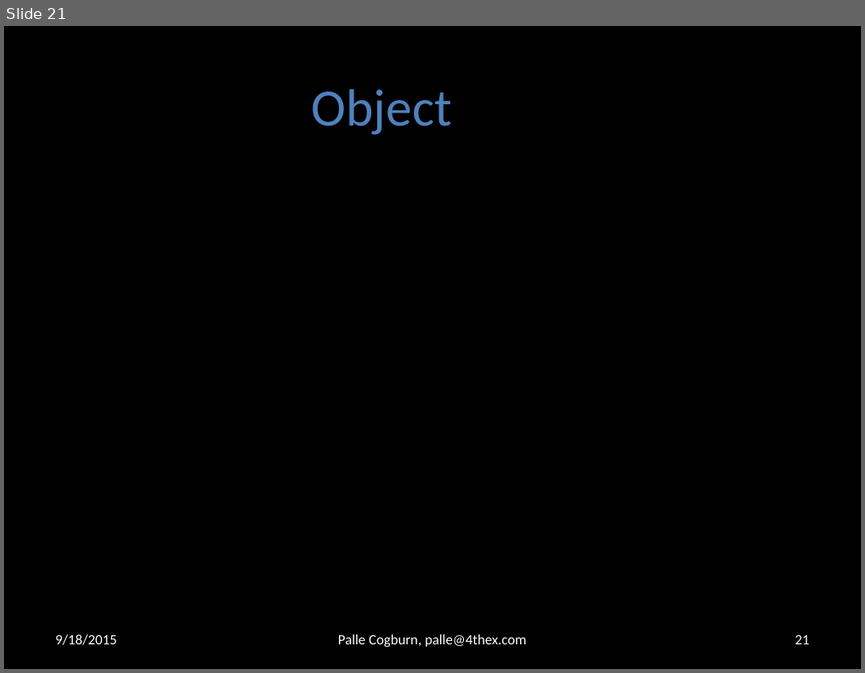
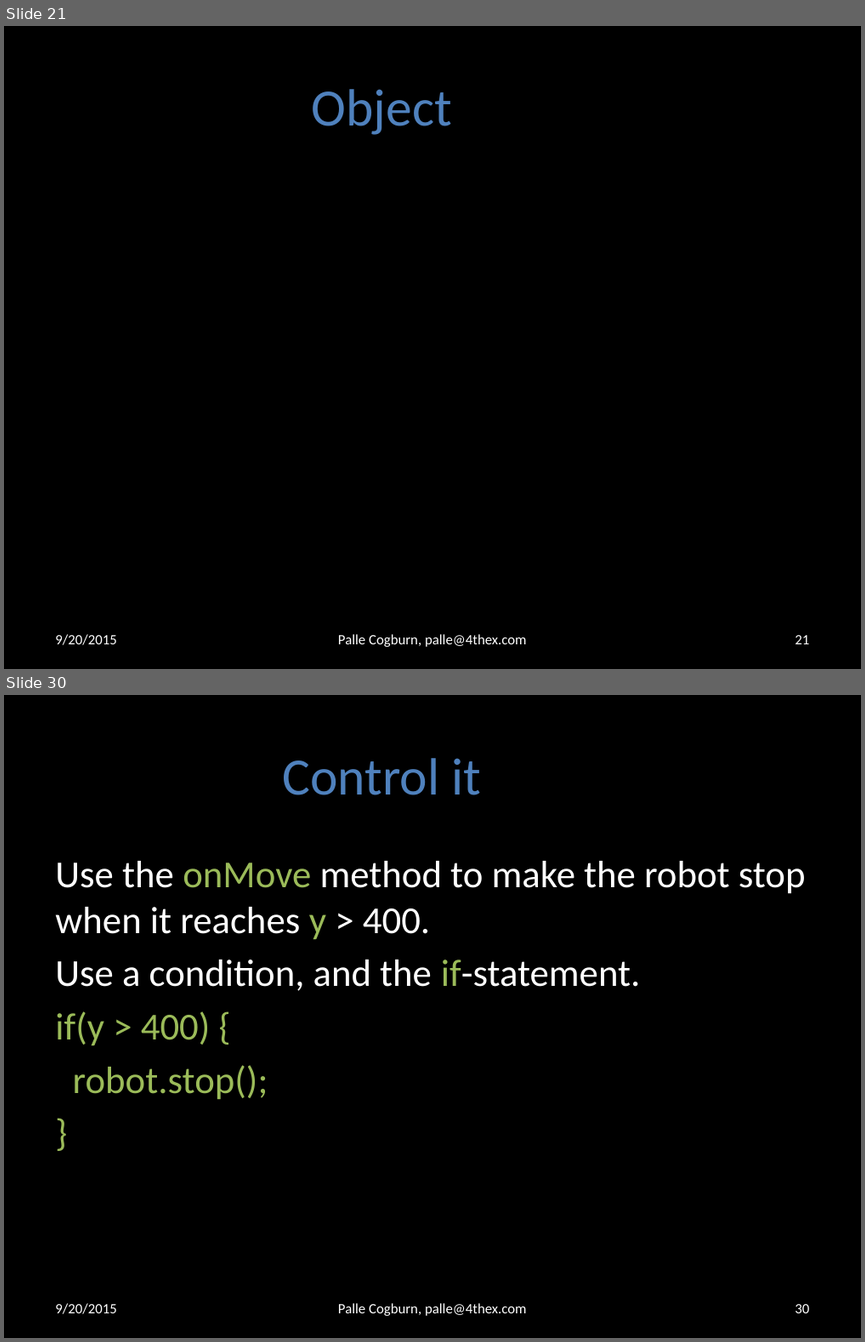
Before and after one commit to 4thex/JSRobot, a slide deck: doc/Computer Programming 1.pptx. Shown one above the other, each under a label of ours: slide 21 before the commit, slides 21 and 30 after it; the slides between them are not shown. The pictures are 865x673 and 865x1342 pixels, drawn with LibreOffice and Linux fonts; fonts in the diff are those of the drawing; background and template pictures are left out. Boxes give left, top, right and bottom in pixels: in the first picture for what was removed or moved away, otherwise in the second. Text is boxed around its words. In the diff, an @@ line names an element or a change of style, - is before the commit and + after.

```diff
--- a/doc/Computer Programming 1.pptx
+++ b/doc/Computer Programming 1.pptx
@@ slide 30 added at box(4, 695, 861, 1338), background #000000 @@
@@ title added at box(283, 758, 481, 795), 44 pt, text #4F81BD @@
+Control it
@@ text added at box(55, 861, 806, 1100), 32 pt, text #FFFFFF @@
+Use the onMove method to make the robot stop when it reaches y > 400.
+Use a condition, and the if-statement.
+if(y > 400) {
+robot.stop();
+}
@@ text added at box(55, 1303, 116, 1314), 12 pt, text #FFFFFF @@
+9/20/2015
@@ text added at box(338, 1303, 527, 1315), 12 pt, text #FFFFFF @@
+Palle Cogburn, palle@4thex.com
@@ page number added at box(794, 1304, 809, 1313), 12 pt, text #FFFFFF @@
+30
@@ slide 21 changed as well @@
@@ text at box(55, 634, 116, 645): text changed @@
-9/18/2015
+9/20/2015
```
Also in this commit, not shown: 20 other slides changed, 8 other slides added, 2 other files.
